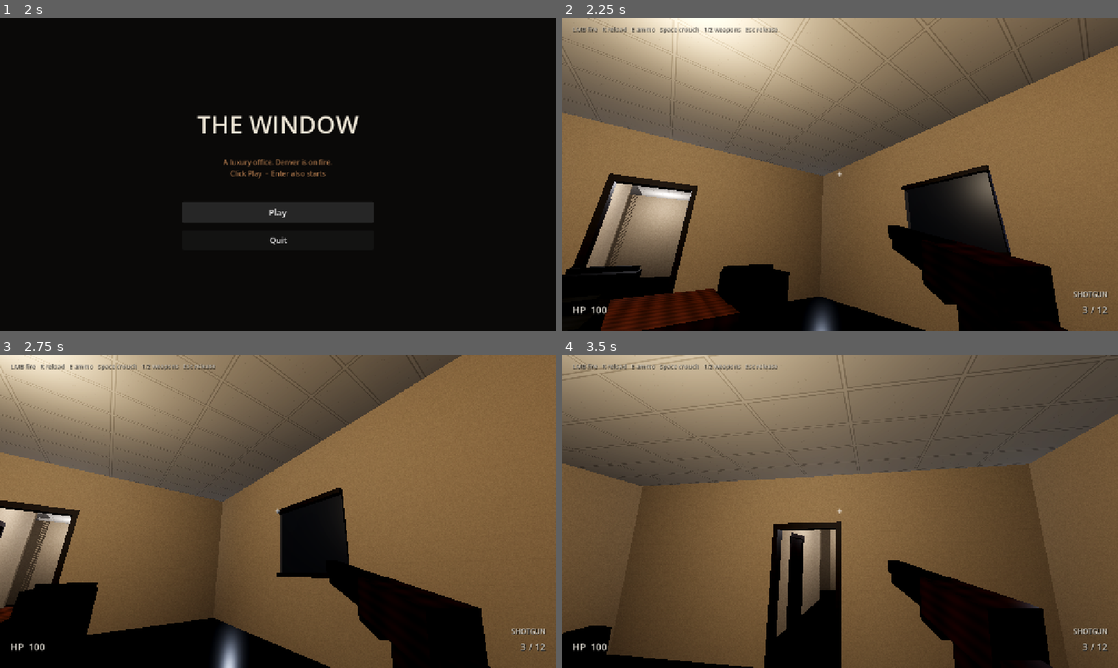
Above: before the commit, frames 1-4 (two rows, left to right).
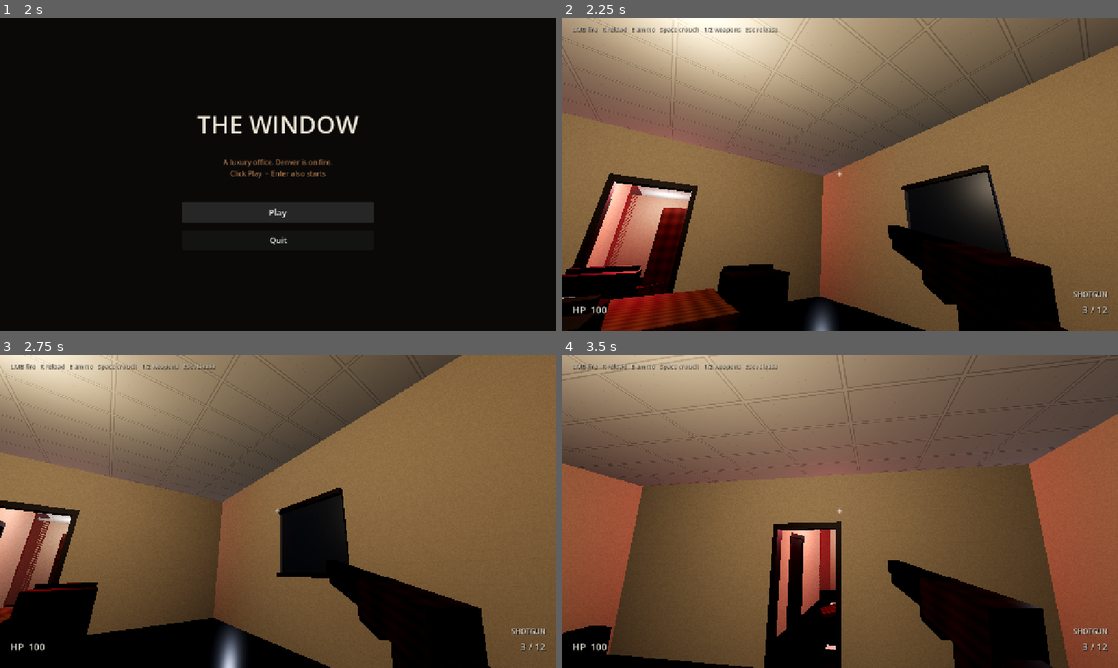
Above: after the commit, the same moments.

Repository: RobleusCaesar/office-greybox
Game: Godot game, scene res://scenes/title.tscn
The game is run twice, just before and just after one commit, with the same random seed, the same clock (stepped at 60 frames per second) and the same inputs.
Inputs (mouse positions are in pixels of both pictures, inside the frame that each line leads up to):
- Up to frame 1 (2 s): click "Play" at 0.5 s; click "Play" at 1.25 s
- Up to frame 2 (2.25 s): tap Enter (ui_accept) at 2 s; move the mouse to (962, 158) at 2.02 s; hold D (move_right) from 2.03 s (still down); hold Space (crouch) from 2.03 s (still down); click (962, 158) at 2.17 s
- Up to frame 3 (2.75 s): keep holding D (move_right); keep holding Space (crouch); tap Enter (ui_accept) at 2.27 s
- Up to frame 4 (3.5 s): move the mouse to (812, 511) at 2.77 s; release D (move_right) at 2.78 s; release Space (crouch) at 2.78 s; hold W (move_forward) from 2.78 s (still down); click (812, 511) at 2.85 s; tap Enter (ui_accept) at 3.02 s

Frame 1 is identical in both runs. In frame 2, 9.9% of the frame differs, in the area x 0-54%, y 25-100%; in frame 3, 2.7%; in frame 4, 19%, in the area x 0-100%, y 18-100%.
Error before the commit: Parse Error: Cannot infer the type of "m" variable because the value doesn't have a set type. (res://scripts/dressing.gd:202)

Commit message:
Fix dressing type inference and commit Godot import sidecars
Headless QA now loads the live loop after the material walker type
annotation. Sidecars cover the new vista, TV card, and glTF props.

Co-authored-by: RobleusCaesar <RobleusCaesar@users.noreply.github.com>

Diff:
--- a/scripts/dressing.gd
+++ b/scripts/dressing.gd
@@ -199,7 +199,7 @@
 	if n is CSGPrimitive3D:
 		var c := n as CSGPrimitive3D
 		if c.operation == 0 and c.visible:
-			var m := c.material
+			var m: Material = c.material
 			var needs := m == null
 			if m is StandardMaterial3D:
 				needs = (m as StandardMaterial3D).albedo_texture == null and (m as StandardMaterial3D).transparency == BaseMaterial3D.TRANSPARENCY_DISABLED
Not shown, added: models/coffee_cup.glb.import
Not shown, added: models/executive_desk.glb.import
Not shown, added: models/hardcover_book.glb.import
Not shown, added: models/office_copier.glb.import
Not shown, added: textures/denver-fire-vista.png.import
Not shown, added: textures/tex_ceiling.png.import
Not shown, added: textures/tex_gun.png.import
Not shown, added: textures/tex_plaster.png.import
Not shown, added: textures/tex_porcelain.png.import
Not shown, added: textures/tex_walnut.png.import
Not shown, added: textures/tv_not_a_test.png.import
